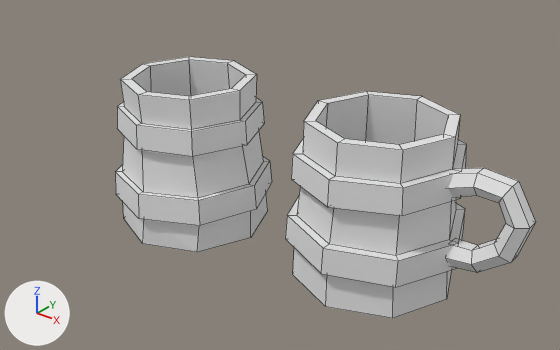
A saved change to the Blender file Blender/Tankard.blend.
One viewpoint serves both versions: a camera (50 mm lens) standing at (4.16, -7.04, 5.22) and looking at (-1.52, 0.07, 0.82). The lights are fixed; the arrows at lower left show +X, +Y and +Z. The older version comes first. Mesh edges are drawn as thin lines.

Objects in the first picture: '4Loops', 'Beveled', 'Cylinder'.
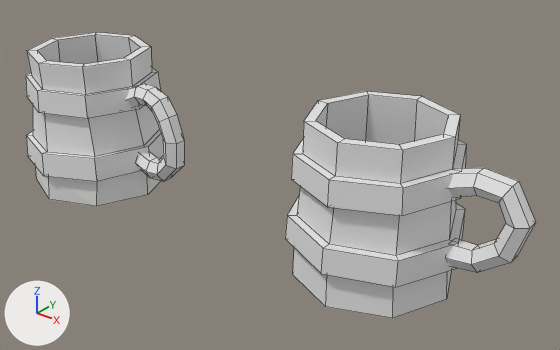
Commit message: Tankard
- Handle made on the 4loop cut tankard

Changed parts and their boxes (x1, y1, x2, y2) in the pictures (560 x 350 px):
'4Loops', moved
    before: (115, 57, 272, 252)
    after: (26, 32, 164, 206)
'Cylinder.001', added
    after: (126, 83, 184, 181)

The change in detail:
Mesh me_cylinder_003 is new.
It has 60 vertices, 56 faces and spans x -1.28..7.79, y -1.0..1.0, z -1.4..4.5.
Object '4Loops' (ob_4loops) moves from (-2.697, -0.331, -0.015) to (-4.682, -0.331, -0.015).
Object 'Cylinder.001' (ob_cylinder_001) is new; it shows me_cylinder_003.
Its location is (-3.732, -0.335, 1.48).
Its rotation in degrees is (0, 77, 0).
Its scale is (0.152, 0.152, 0.152).
